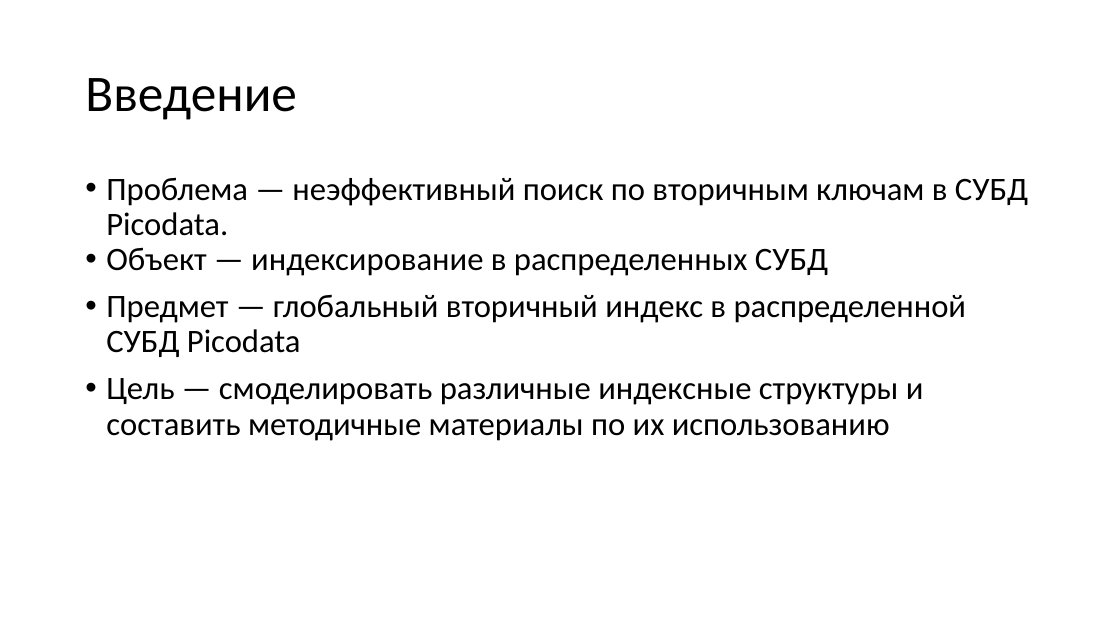
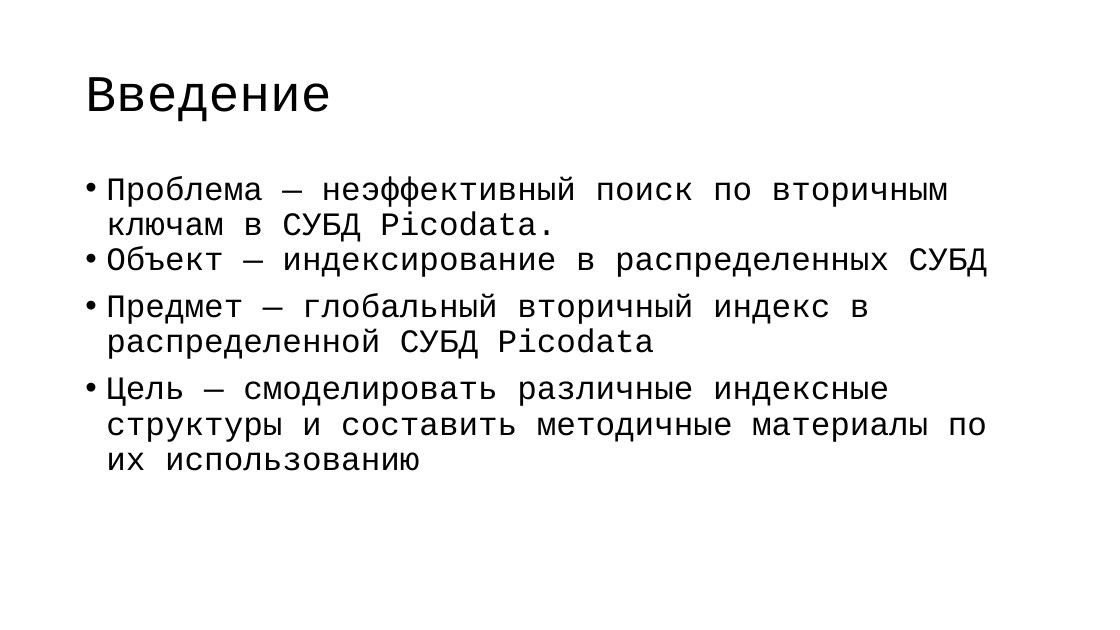
Before and after one commit to vitosotdihaet/pind, a slide deck: slide 2 of presentation.odp (slide 3 before the commit). Drawn at 1120x630 pixels with LibreOffice and Linux fonts; fonts in the diff are those of the drawing. Boxes give left, top, right and bottom in pixels: in the first picture for what was removed or moved away, otherwise in the second. Text is boxed around its words. In the diff, an @@ line names an element or a change of style, - is before the commit and + after.

```diff
--- a/presentation.odp
+++ b/presentation.odp
@@ title "Введение" at <box>85,77,331,122</box>: font Calibri to Courier New @@
@@ text "Проблема — неэффективный поиск по ..." at <box>106,176,987,471</box>: font Calibri to Courier New @@
```
Also in this commit, not shown: 3 other slides changed, 2 slides added, 3 slides removed, 2 other files.
